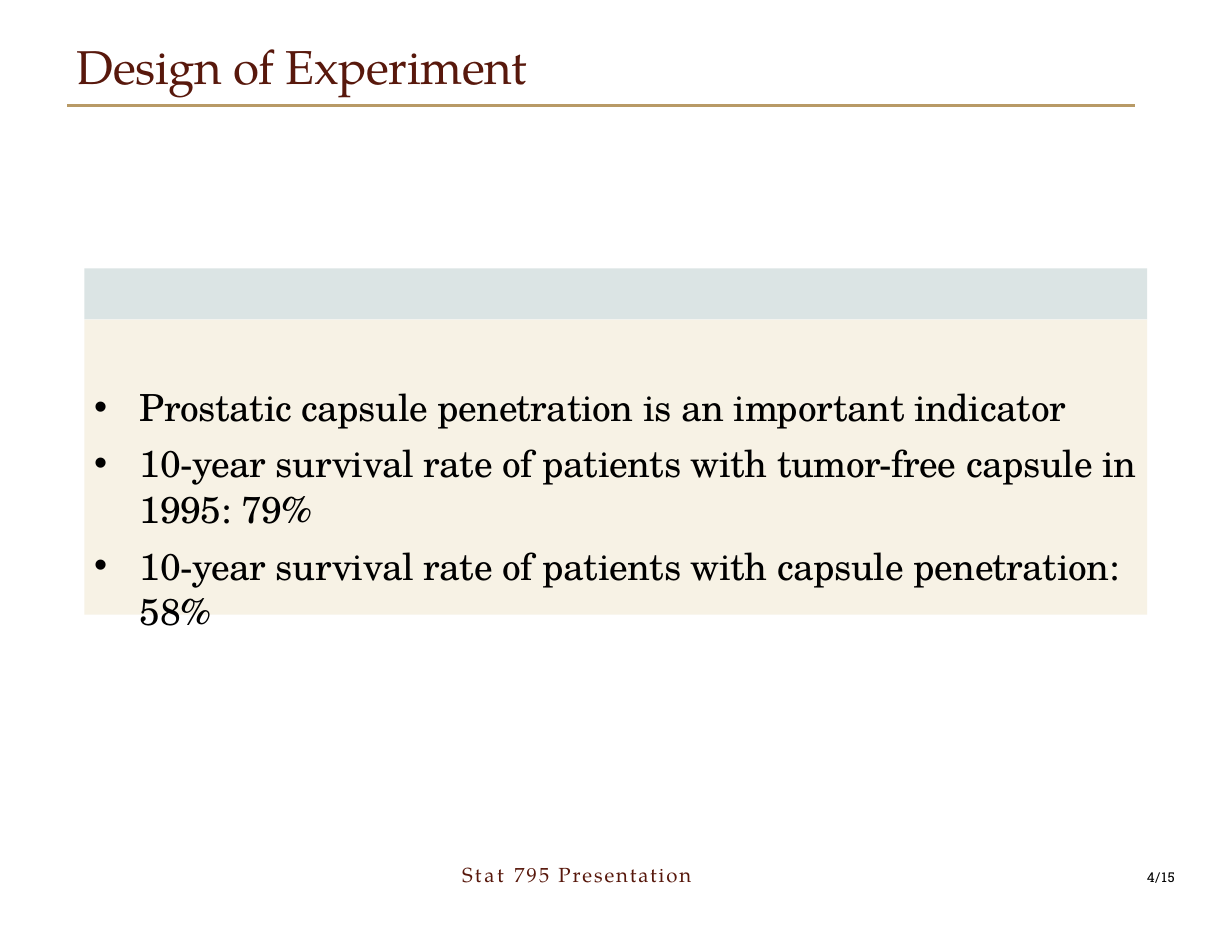
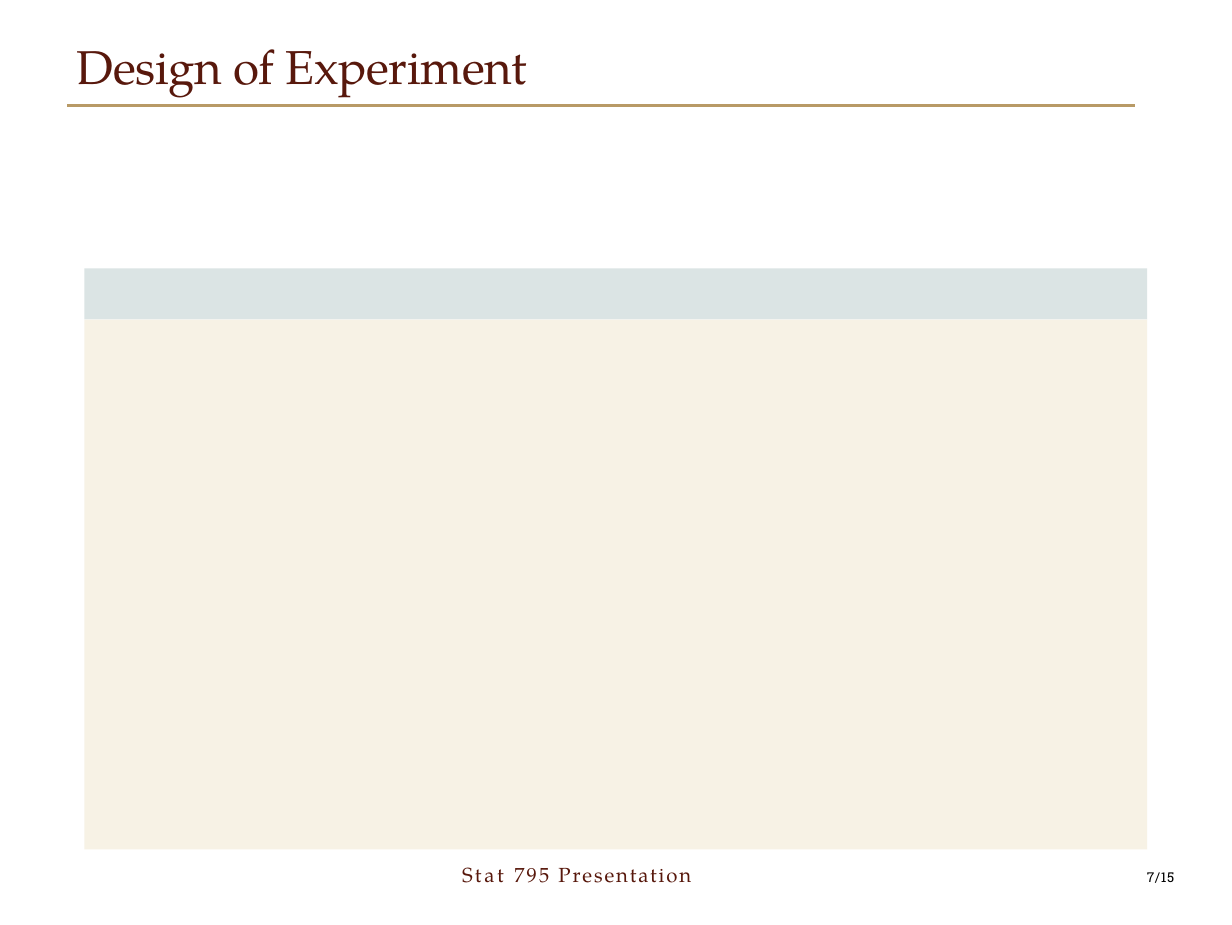
Before and after one commit to boygloyd/Stat795_Final_Project, a slide deck: slide 7 of Presentation/795 PowerPoint.pptx (slide 4 before the commit). Drawn at 1232x925 pixels with LibreOffice and Linux fonts; fonts in the diff are those of the drawing; grey boxes stand for pictures; background and template pictures are left out. Boxes give left, top, right and bottom in pixels: in the first picture for what was removed or moved away, otherwise in the second. Text is boxed around its words. In the diff, an @@ line names an element or a change of style, - is before the commit and + after.

```diff
--- a/Presentation/795 PowerPoint.pptx
+++ b/Presentation/795 PowerPoint.pptx
@@ freeform shape: place and size @@
-freeform shape at box(83, 320, 1146, 616)
+freeform shape at box(83, 320, 1146, 851)
@@ text removed at box(140, 393, 1136, 588) @@
-• Prostatic capsule penetration is an important indicator
-• 10-year survival rate of patients with tumor-free capsule in 1995: 79%
-• 10-year survival rate of patients with capsule penetration: 58%
@@ page number at box(1147, 872, 1174, 883): text changed @@
-4/15
+7/15
```
Also in this commit, not shown: 5 other slides changed, 3 slides added, 2 slides removed, 10 other files.
